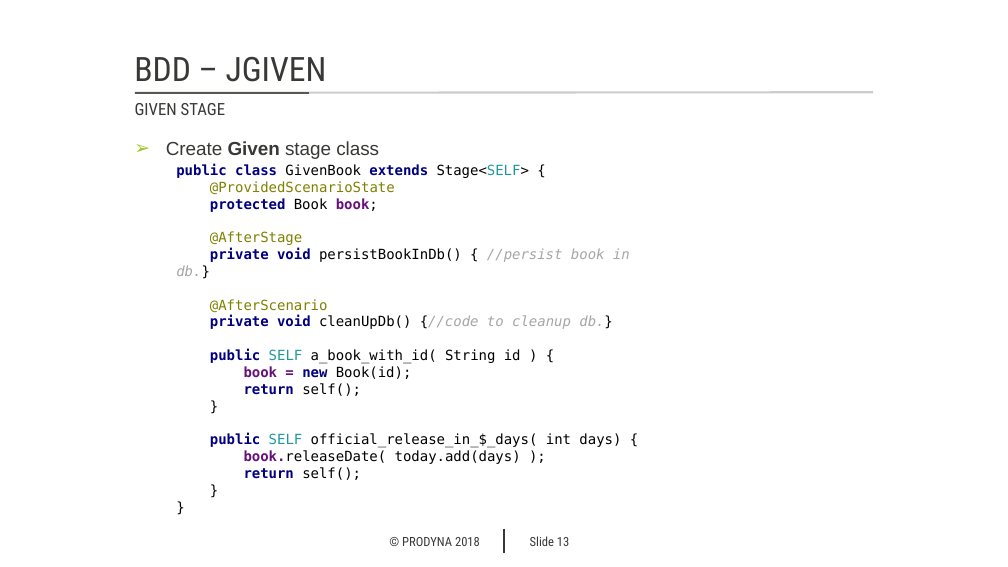
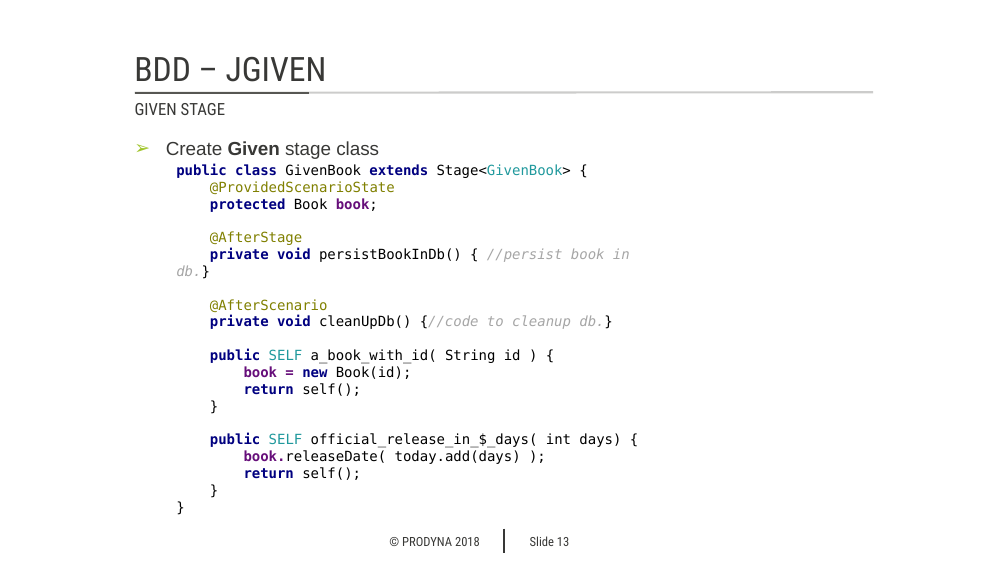
Before and after one commit to markojevtic/spring-boot-workshop, a slide deck: slide 13 of documentation/BDD_with_JGiven.pptx. Drawn at 1008x567 pixels with LibreOffice and Linux fonts; fonts in the diff are those of the drawing; background and template pictures are left out. Boxes give left, top, right and bottom in pixels: in the first picture for what was removed or moved away, otherwise in the second. Text is boxed around its words. In the diff, an @@ line names an element or a change of style, - is before the commit and + after.

```diff
--- a/documentation/BDD_with_JGiven.pptx
+++ b/documentation/BDD_with_JGiven.pptx
@@ text at bbox=[176, 164, 571, 212]: text changed @@
-public class GivenBook extends Stage<SELF> {
-@ProvidedScenarioState
-protected Book book;
+public class GivenBook extends Stage<GivenBook> {
+@ProvidedScenarioState
+protected Book book;
```
Also in this commit, not shown: 2 other slides changed, 1 other file.
